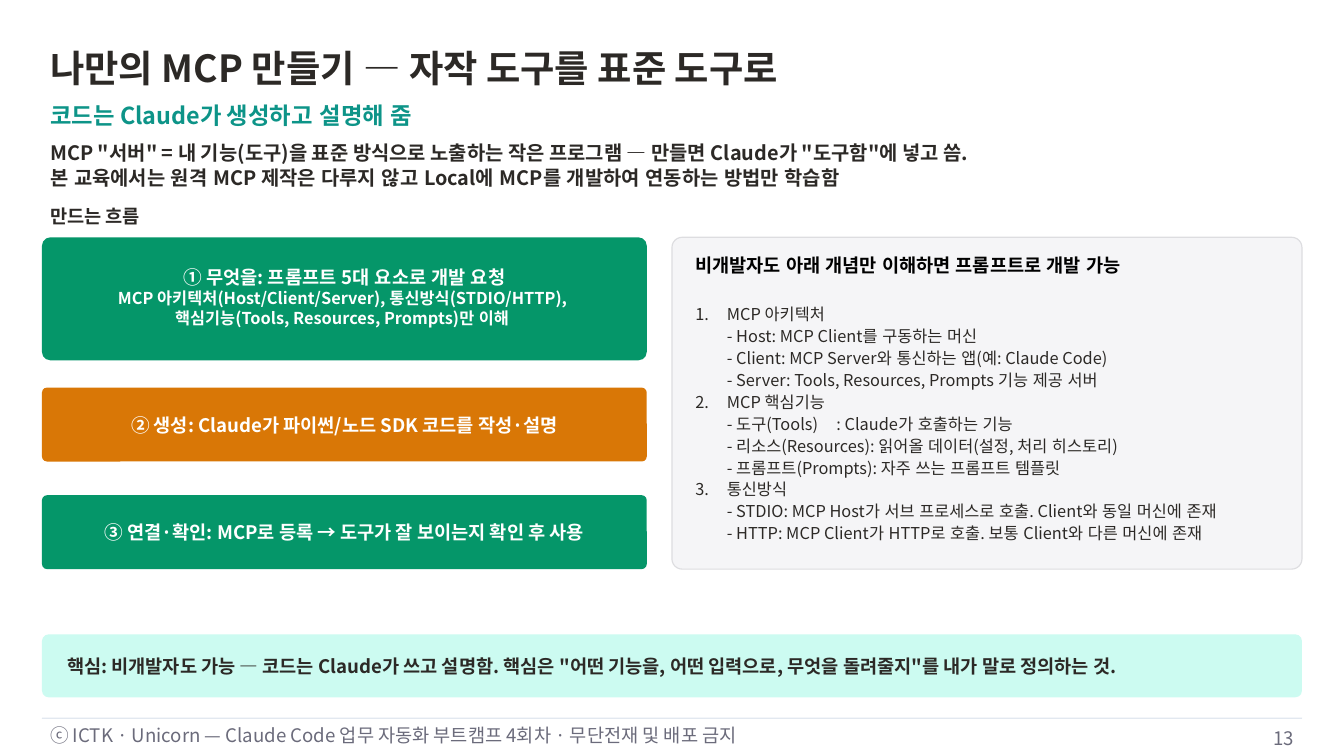
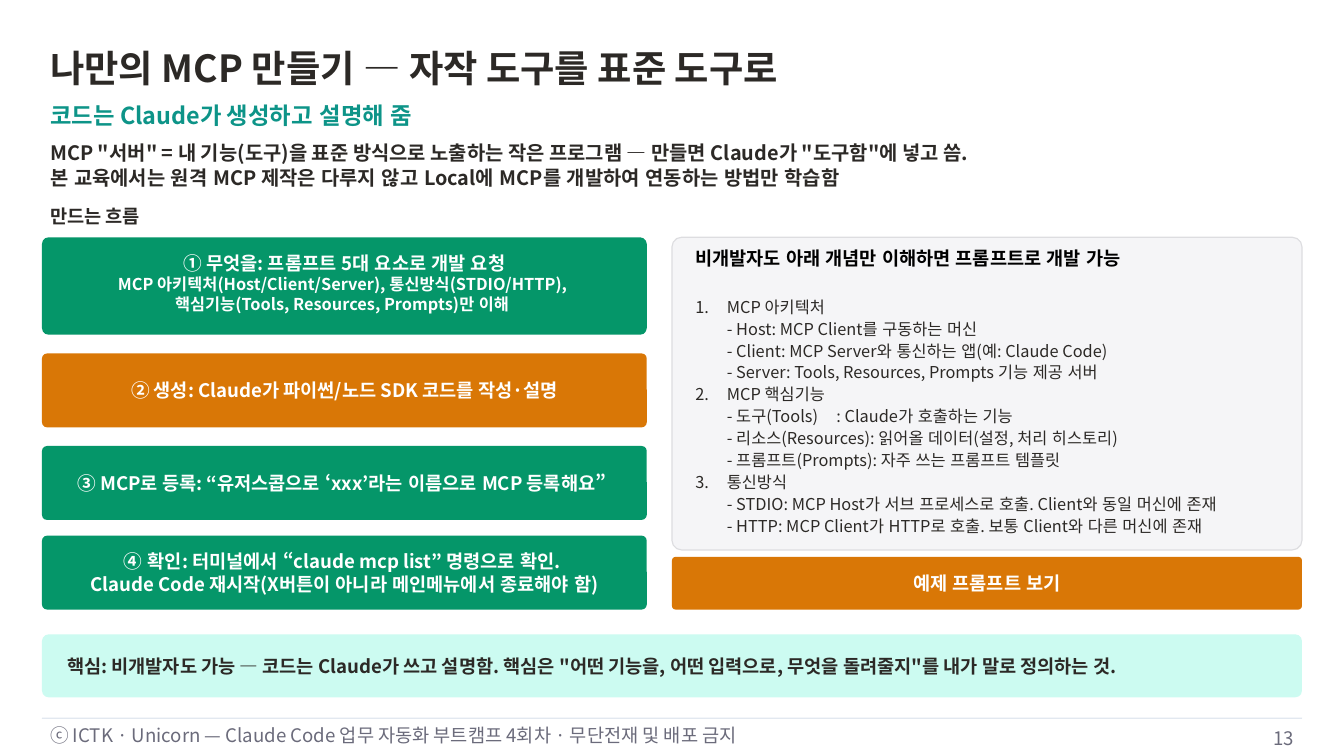
Before and after one commit to unicorn-campus/ai-automation, a slide deck: slide 13 of decks/04-skill-advanced-mcp/4회차-Skill심화-웹MCP-MCP개발.pptx. Drawn at 1344x756 pixels with LibreOffice and Linux fonts; fonts in the diff are those of the drawing. Boxes give left, top, right and bottom in pixels: in the first picture for what was removed or moved away, otherwise in the second. Text is boxed around its words. In the diff, an @@ line names an element or a change of style, - is before the commit and + after.

```diff
--- a/decks/04-skill-advanced-mcp/4회차-Skill심화-웹MCP-MCP개발.pptx
+++ b/decks/04-skill-advanced-mcp/4회차-Skill심화-웹MCP-MCP개발.pptx
@@ text "① 무엇을: 프롬프트 5대 요소로 ...": place and size @@
-text "① 무엇을: 프롬프트 5대 요소로 ..." at [118,268,567,328]
+text "① 무엇을: 프롬프트 5대 요소로 ..." at [118,254,567,314]
@@ rounded rectangle: place and size @@
-rounded rectangle at [42,238,647,360]
+rounded rectangle at [42,238,647,335]
@@ rounded rectangle: place and size @@
-rounded rectangle at [672,238,1302,570]
+rounded rectangle at [672,238,1302,550]
@@ text "비개발자도 아래 개념만 이해하면 프롬프트로 ...": place and size @@
-text "비개발자도 아래 개념만 이해하면 프롬프트로 ..." at [695,256,1217,541]
+text "비개발자도 아래 개념만 이해하면 프롬프트로 ..." at [695,249,1217,534]
@@ text "② 생성: Claude가 파이썬/노드 SDK ...": place and size @@
-text "② 생성: Claude가 파이썬/노드 SDK ..." at [131,416,558,436]
+text "② 생성: Claude가 파이썬/노드 SDK ..." at [131,381,558,401]
@@ rounded rectangle: place and size @@
-rounded rectangle at [42,387,647,461]
+rounded rectangle at [42,354,647,428]
@@ rounded rectangle: place and size @@
-rounded rectangle at [42,496,647,570]
+rounded rectangle at [42,446,647,520]
@@ text at [77,473,606,492]: text changed @@
-③ 연결·확인: MCP로 등록 → 도구가 잘 보이는지 확인 후 사용
+③ MCP로 등록: “유저스콥으로 ‘xxx’라는 이름으로 MCP 등록해요”
@@ rounded rectangle added at [42,536,647,610], fill #059669 @@
@@ text added at [90,552,598,595], 16 pt, text #FFFFFF, bold @@
+④ 확인: 터미널에서 “claude mcp list” 명령으로 확인.
+Claude Code 재시작(X버튼이 아니라 메인메뉴에서 종료해야 함)
@@ rounded rectangle added at [672,557,1302,610], fill #D97706 @@
@@ text added at [913,574,1060,592], 16 pt, text #FFFFFF, bold @@
+예제 프롬프트 보기
```
Also in this commit, not shown: 1 other slide changed, 1 slide removed, 2 other files.
